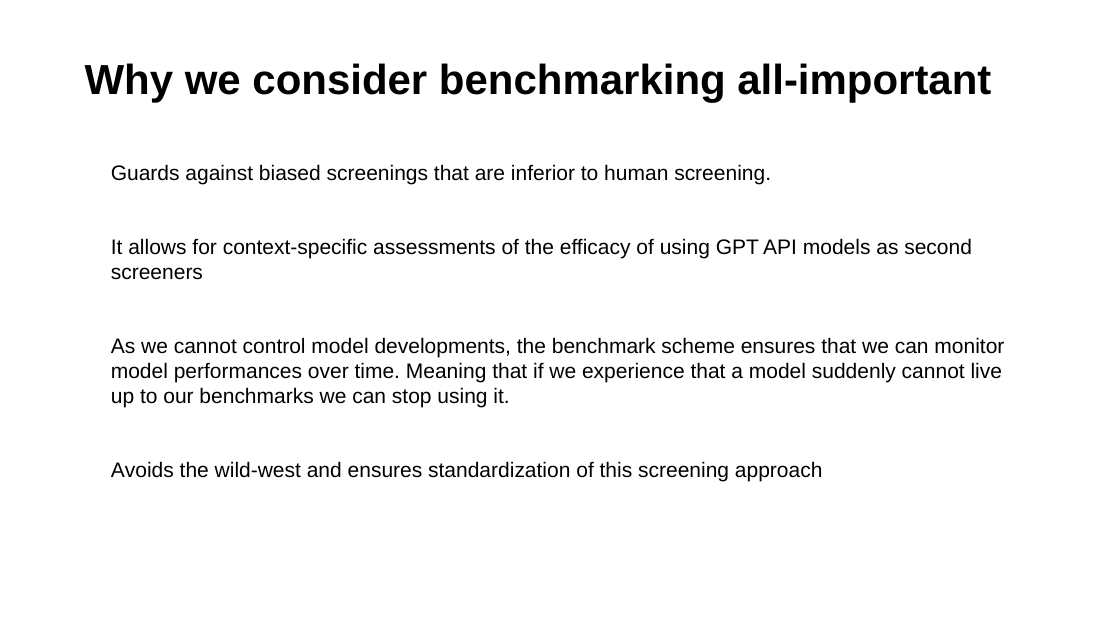
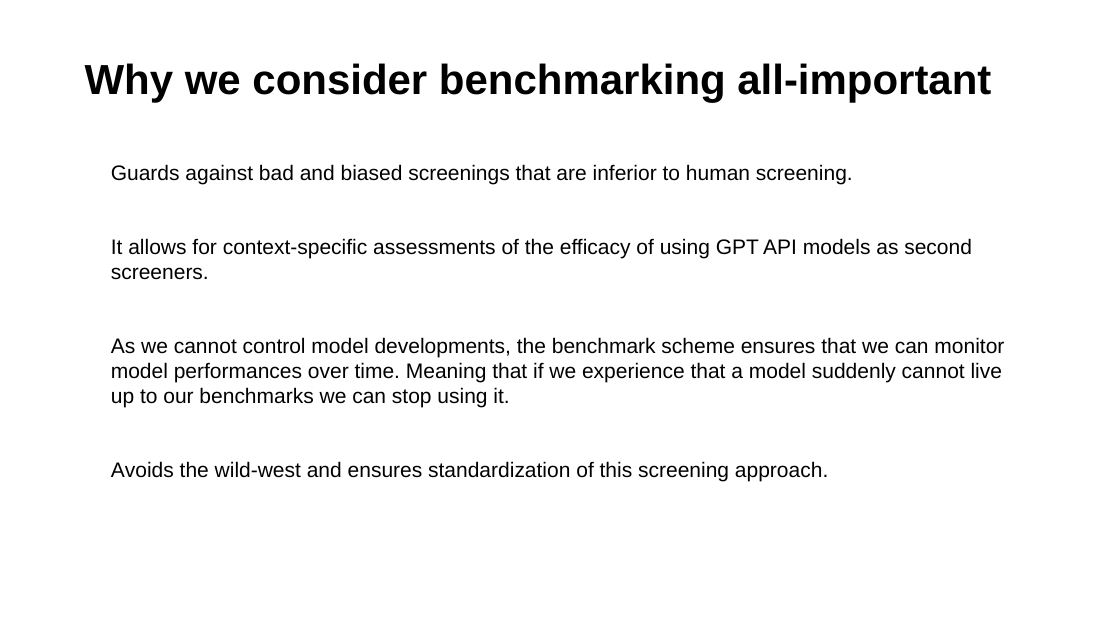
Before and after one commit to MikkelVembye/SRMA-SIG-presentation, a slide deck: slide 8 of SRMA SIG presentation 2024.potx.pptx. Drawn at 1120x630 pixels with LibreOffice and Linux fonts; fonts in the diff are those of the drawing; background and template pictures are left out. Boxes give left, top, right and bottom in pixels: in the first picture for what was removed or moved away, otherwise in the second. Text is boxed around its words. In the diff, an @@ line names an element or a change of style, - is before the commit and + after.

```diff
--- a/SRMA SIG presentation 2024.potx.pptx
+++ b/SRMA SIG presentation 2024.potx.pptx
@@ text at [111, 164, 972, 280]: text changed @@
-• Guards against biased screenings that are inferior to human screening.
-• It allows for context-specific assessments of the efficacy of using GPT API models as second screeners
+• Guards against bad and biased screenings that are inferior to human screening.
+• It allows for context-specific assessments of the efficacy of using GPT API models as second screeners.
@@ text at [111, 461, 828, 481]: text changed @@
-• Avoids the wild-west and ensures standardization of this screening approach
+• Avoids the wild-west and ensures standardization of this screening approach.
```
Also in this commit, not shown: 6 other slides changed, 5 other files.
